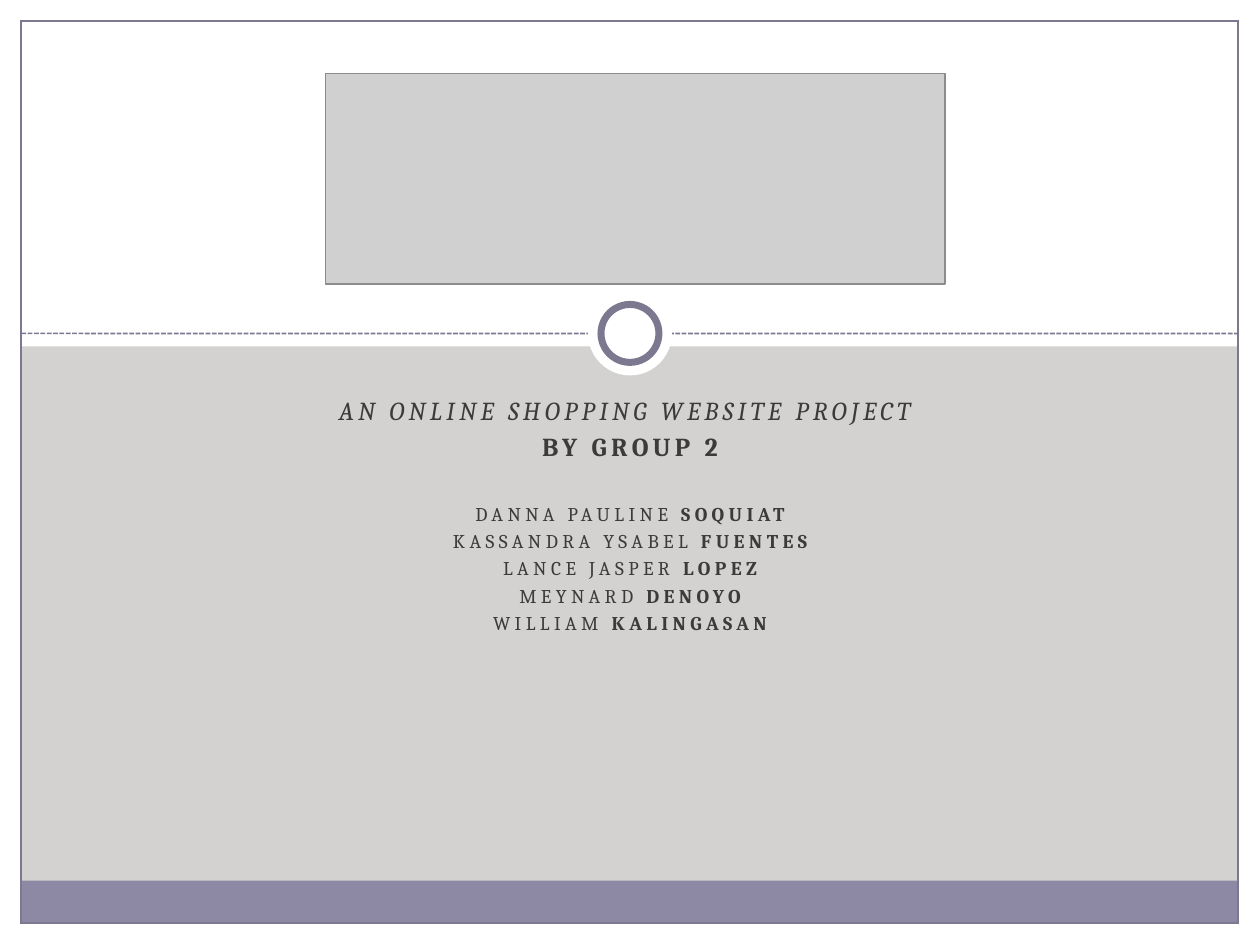
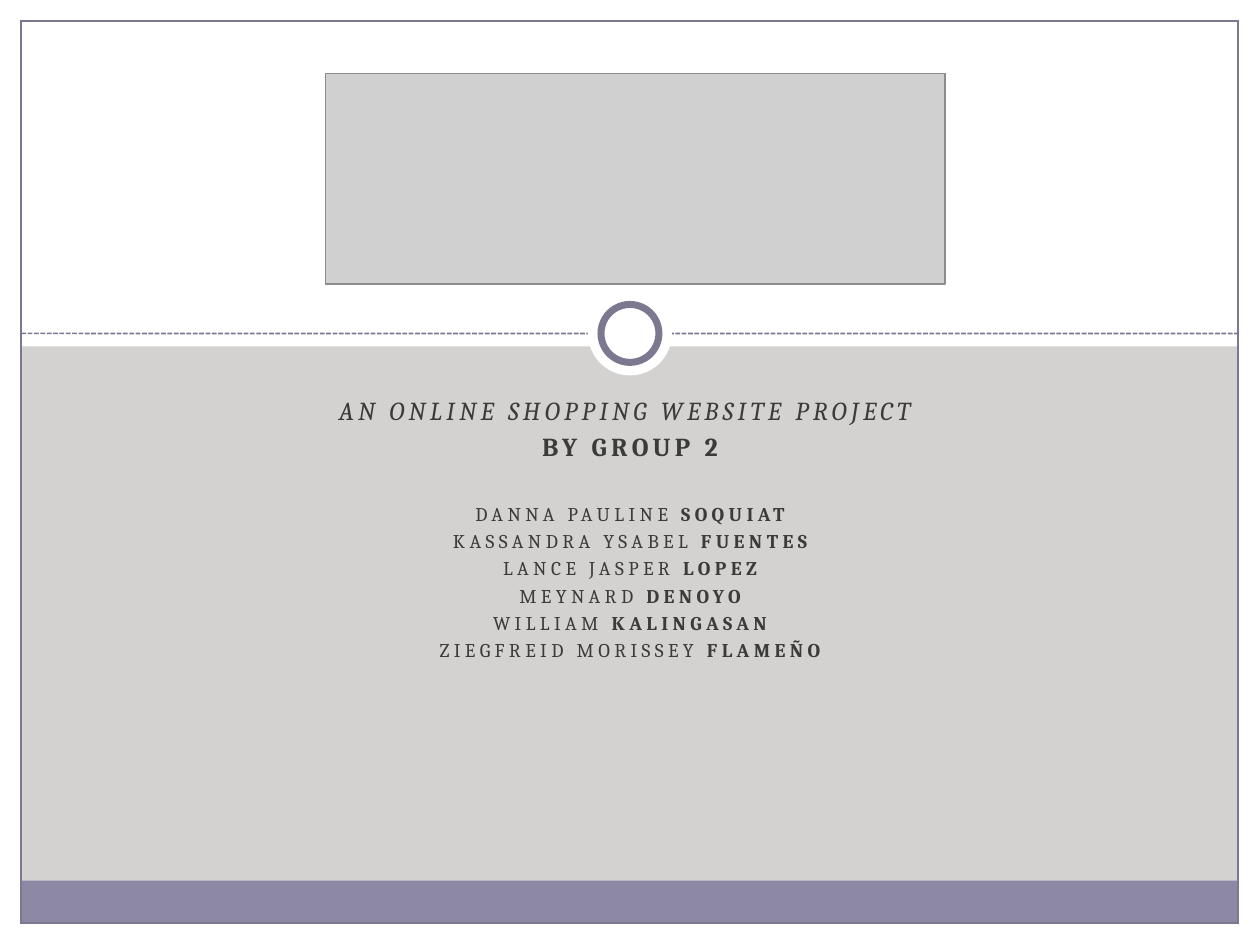
Before and after one commit to MNLBC/Group2Projects, a slide deck: slide 1 of 7. Group Project/W6D5_Project/Powerpoint/Watch Me Whip.pptx. Drawn at 1260x945 pixels with LibreOffice and Linux fonts; fonts in the diff are those of the drawing; grey boxes stand for pictures. Boxes give left, top, right and bottom in pixels: in the first picture for what was removed or moved away, otherwise in the second. Text is boxed around its words. In the diff, an @@ line names an element or a change of style, - is before the commit and + after.

Commit message:
Update :)

```diff
--- a/7. Group Project/W6D5_Project/Powerpoint/Watch Me Whip.pptx
+++ b/7. Group Project/W6D5_Project/Powerpoint/Watch Me Whip.pptx
@@ subtitle at box(440, 640, 820, 657): paragraph added @@
+ZIEGFREID MORISSEY FLAMEÑO
```
